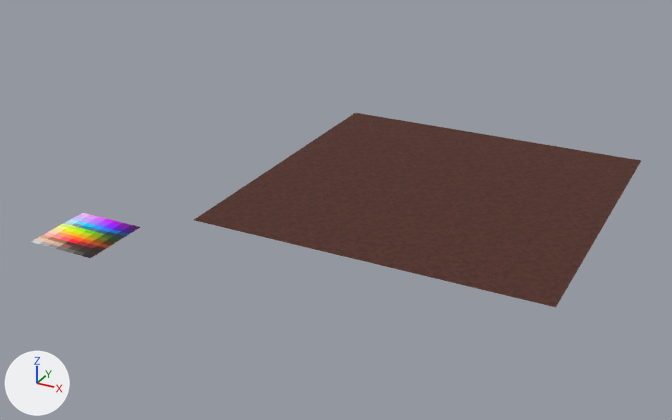
An edit to the Blender file sources/tiled_textures/texture_painting.blend, drawn before and after from the same camera.
Before and after are seen from a 50 mm lens placed at (12.94, -19.55, 11.0), pointed at (1.83, 1.98, -0.33). The axes (+X, +Y, +Z) are drawn at lower left. The lights are the same throughout. The first picture is the older version.

Script lines for the objects in view, before the commit:
```python
mat_painted = principled_material('Painted')
mat_painted.texture = img_forest_floor_png
mat_painted.roughness = 1.0
me_plane = bpy.data.meshes.new('Plane')
me_plane.from_pydata(...)  # 4 vertices, 1 face; spans x -1.0..1.0, y -1.0..1.0, z 0.0
me_plane.materials.append(mat_palette)  # picture img_palette_png
me_plane_001 = bpy.data.meshes.new('Plane.001')
me_plane_001.from_pydata(...)  # 100 vertices, 25 faces; spans x -1.0..9.0, y -1.0..9.0, z 0.0
me_plane_001.materials.append(mat_painted)  # picture img_forest_floor_png
ob_painttexture = bpy.data.objects.new('PaintTexture', me_plane_001)
ob_painttexture.location = (0.0, 0.0, 0.0)
ob_palette = bpy.data.objects.new('Palette', me_plane)
ob_palette.location = (-3.0, -3.0, 0.0)
```
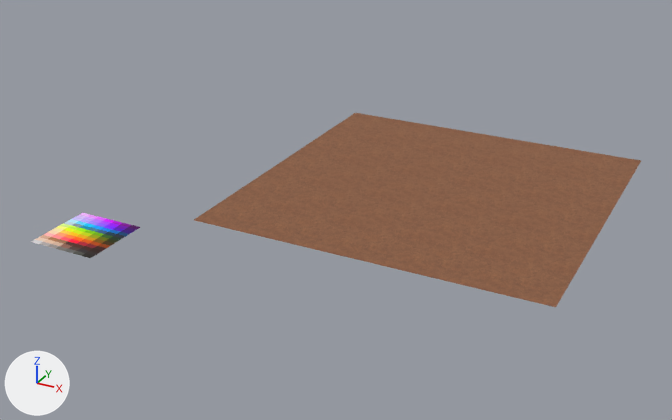
The edits, one by one:
Picture 'packed_dirt.png' (img_packed_dirt_png) is new.
Material 'Painted' (mat_painted) changes its picture from img_forest_floor_png to img_packed_dirt_png.

What differs and where, as boxes (x1, y1, x2, y2) in the pictures (672 x 420 px):
'PaintTexture', surface changed (lighter): (194, 113, 641, 307) in both
